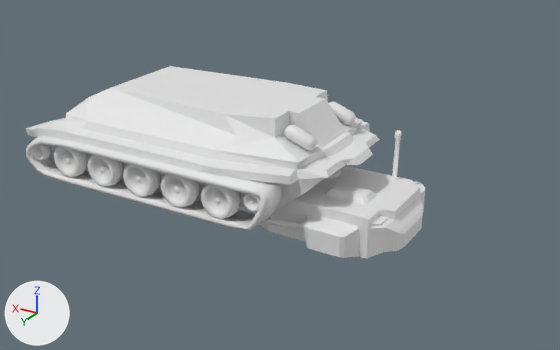
One commit to the Blender file materials/models/tank/tank.blend: the scene before it, then after it.
One viewpoint serves both versions: a 50 mm lens placed at (-0.988, 1.991, 1.046), pointed at (0.2, 0.012, 0.056). The lights are fixed; the arrows at lower left show +X, +Y and +Z. The same objects are shown in both versions, whatever each file hides. Materials are left out; every surface is plain grey.

In view in the first picture: 'Body Final', 'Turret Bake'.
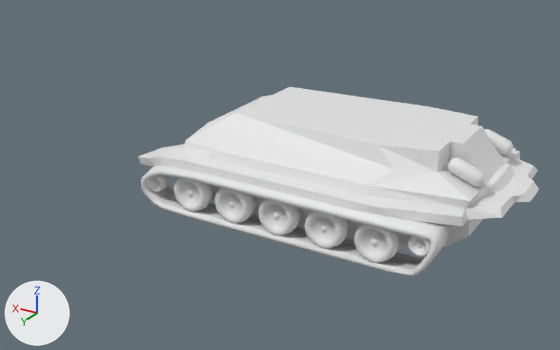
The edits, one by one:
me_cube_004 is used by ob_turret_bake; location (0.0, 0.0, 0.0).
me_cube_004 had 405 vertices, 359 faces and spanned x -0.258..0.541, y -0.231..0.219, z -0.07..0.221.
me_cube_004 now has 247 vertices, 458 faces and spans x -0.259..0.299, y -0.233..0.226, z -0.052..0.175.
me_cube_004 part 1: the loose piece of 245 vertices spanning x -0.258..0.292, y -0.231..0.219, z -0.07..0.221 is rebuilt with 166 vertices and now spans x -0.259..0.299, y -0.233..0.226, z -0.052..0.175.
me_cube_004 part 2: the loose piece of 144 vertices spanning x 0.028..0.122, y -0.12..-0.022, z 0.054..0.071 is deleted.
Object 'Body Final' (ob_body_final) moves from (0.496, 0.0, 0.16) to (-0.004, 0.0, 0.16).

Boxes [x1, y1, x2, y2] around the edits, measured in the pictures (560 x 350 px):
'Body Final', moved
    before: [25, 66, 380, 231]
    after: [138, 87, 539, 277]
part 1 of me_cube_004, rebuilt (not visible afterwards)
    before: [252, 130, 425, 259]
part 2 of me_cube_004, deleted
    before: [325, 170, 341, 179]
